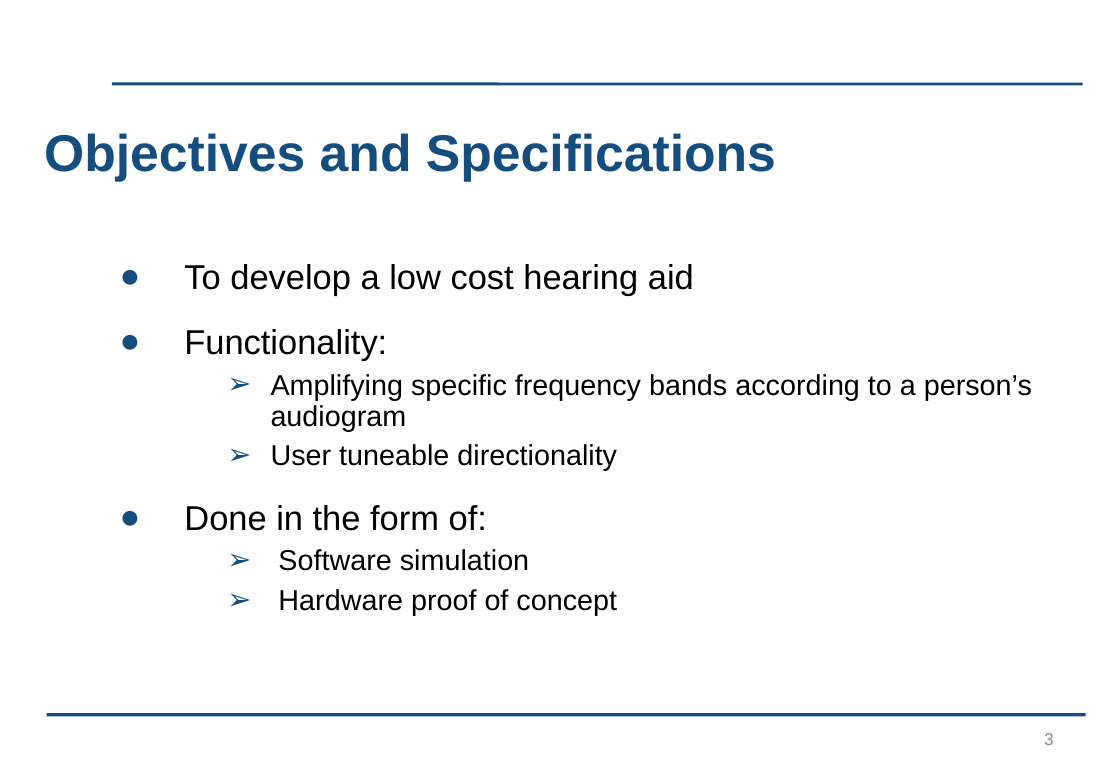
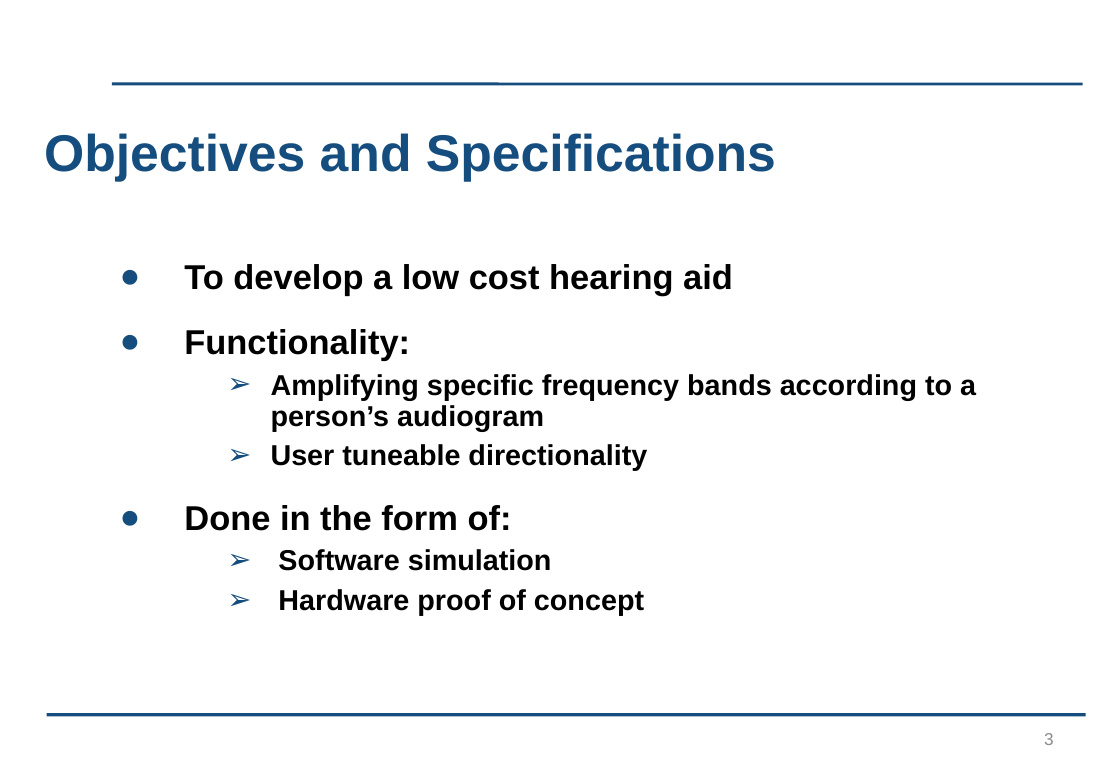
Before and after one commit to kayjayB/I_cant_hear_you, a slide deck: slide 3 of Presentation/Lab Project Presentation.pptx. Drawn at 1120x775 pixels with LibreOffice and Linux fonts; fonts in the diff are those of the drawing; background and template pictures are left out. Boxes give left, top, right and bottom in pixels: in the first picture for what was removed or moved away, otherwise in the second. Text is boxed around its words. In the diff, an @@ line names an element or a change of style, - is before the commit and + after.

```diff
--- a/Presentation/Lab Project Presentation.pptx
+++ b/Presentation/Lab Project Presentation.pptx
@@ text "To develop a low cost ..." at [184, 264, 976, 615]: bold on @@
```
Also in this commit, not shown: 3 other slides changed, 1 slide added, 1 slide removed.
